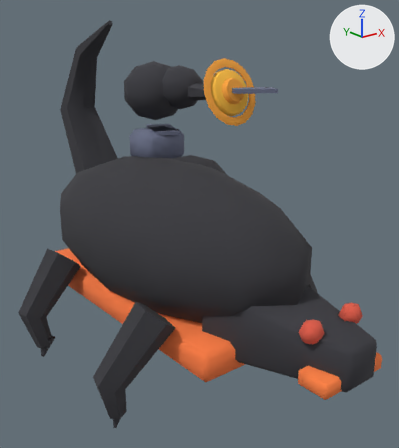
What one commit did to the glTF model game/assets/3d/cast/thrasher.glb.
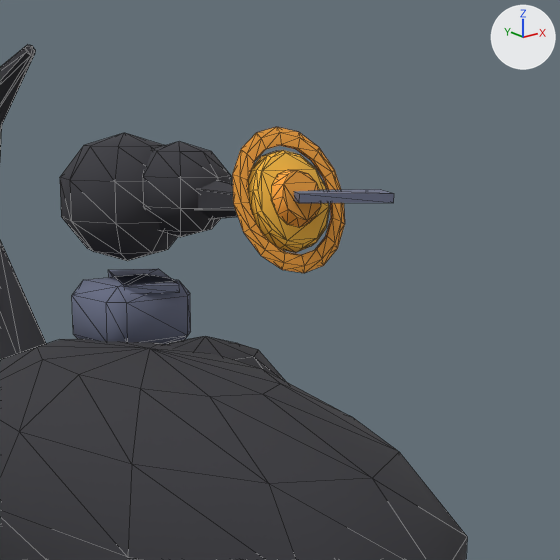
Each version appears first whole from a 50 mm lens placed at (-2.94, -3.98, 2.91), pointed at (0.12, -0.16, 1.38), and next in a close-up on the part from 24% to 89% of the width and 0% to 58% of the height. Lighting does not change. The marker at upper right points along +X, +Y and +Z. The last two pictures show the newer version. The close-ups show mesh edges as thin lines. Vertices at exactly the same position are counted once.

Script lines for the objects in view, before the commit:
```python
me_limb = bpy.data.meshes.new('limb')
me_limb.from_pydata(...)  # 698 vertices, 1280 faces; spans x -1.28..1.31, y -2.1..2.1, z 0.0..3.2
me_limb.materials.append(mat_colormap)  # picture img_colormap
ob_thrasher = bpy.data.objects.new('Thrasher', me_limb)
ob_thrasher.location = (0.0, 0.0, 0.0)
```
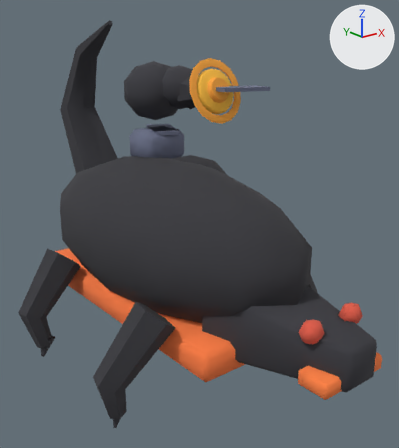
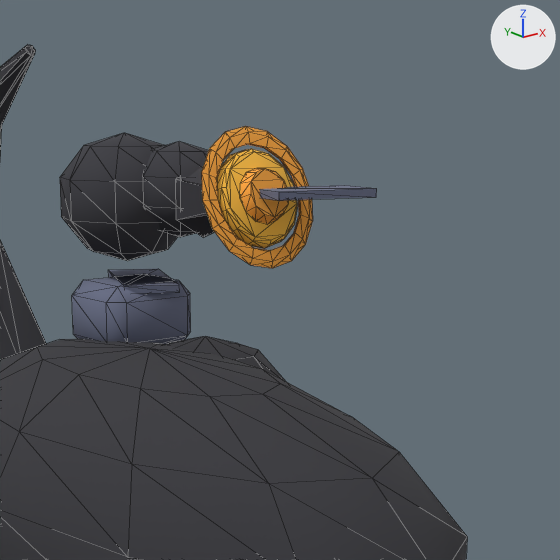
Boxes [x1, y1, x2, y2] around the edits, measured in the close-ups (560 x 560 px; the box of a moved part takes in the faces that stretch with it):
part 1 of me_limb, moved or reshaped
    before: [248, 150, 330, 253]
    after: [217, 149, 298, 248]
part 2 of me_limb, moved or reshaped
    before: [272, 170, 321, 227]
    after: [241, 168, 288, 224]
part 3 of me_limb, moved or reshaped
    before: [232, 127, 345, 273]
    after: [201, 126, 313, 268]
part 4 of me_limb, moved or reshaped
    before: [198, 180, 394, 219]
    after: [176, 165, 377, 237]

Edits to the bpy script that builds the scene:
```text
Change me_limb:
    where me_limb.from_pydata(...)  # 698 vertices, 1280 faces; spans x -1.28..1.31, y -2.1..2.1, z 0.0..3.2
    used by ob_thrasher; location = (0.0, 0.0, 0.0)
    me_limb part 1: the loose piece of 56 vertices spanning x 0.25..0.67, y -0.26..-0.08, z 2.35..2.76 is moved by (0.0, 0.2, 0.0)
    me_limb part 2: the loose piece of 24 vertices spanning x 0.34..0.58, y -0.28..-0.16, z 2.45..2.68 is moved by (0.0, 0.2, 0.0)
    me_limb part 3: the loose piece of 80 vertices spanning x 0.15..0.76, y -0.27..-0.09, z 2.27..2.85 is moved by (0.0, 0.2, 0.0)
    me_limb part 4: 20 of 698 vertices moved; they spanned x 0.33..0.79, y -0.58..0.41, z 2.44..2.63 and now span x 0.31..0.88, y -0.32..0.41, z 2.36..2.71; mean shift (0.02, 0.15, 0.0); largest move (0.65, -0.58, 2.56) -> (0.82, -0.32, 2.56)
```
